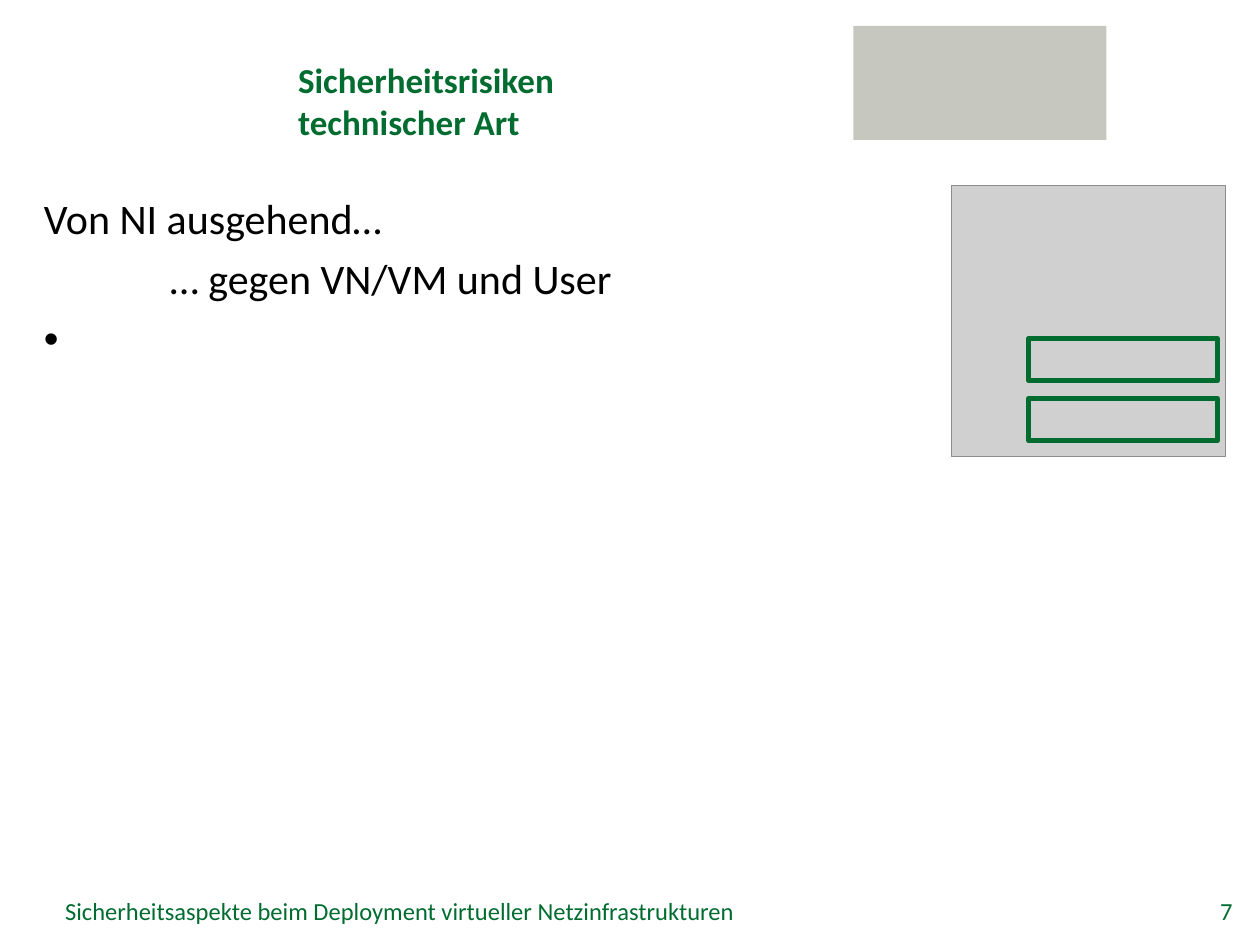
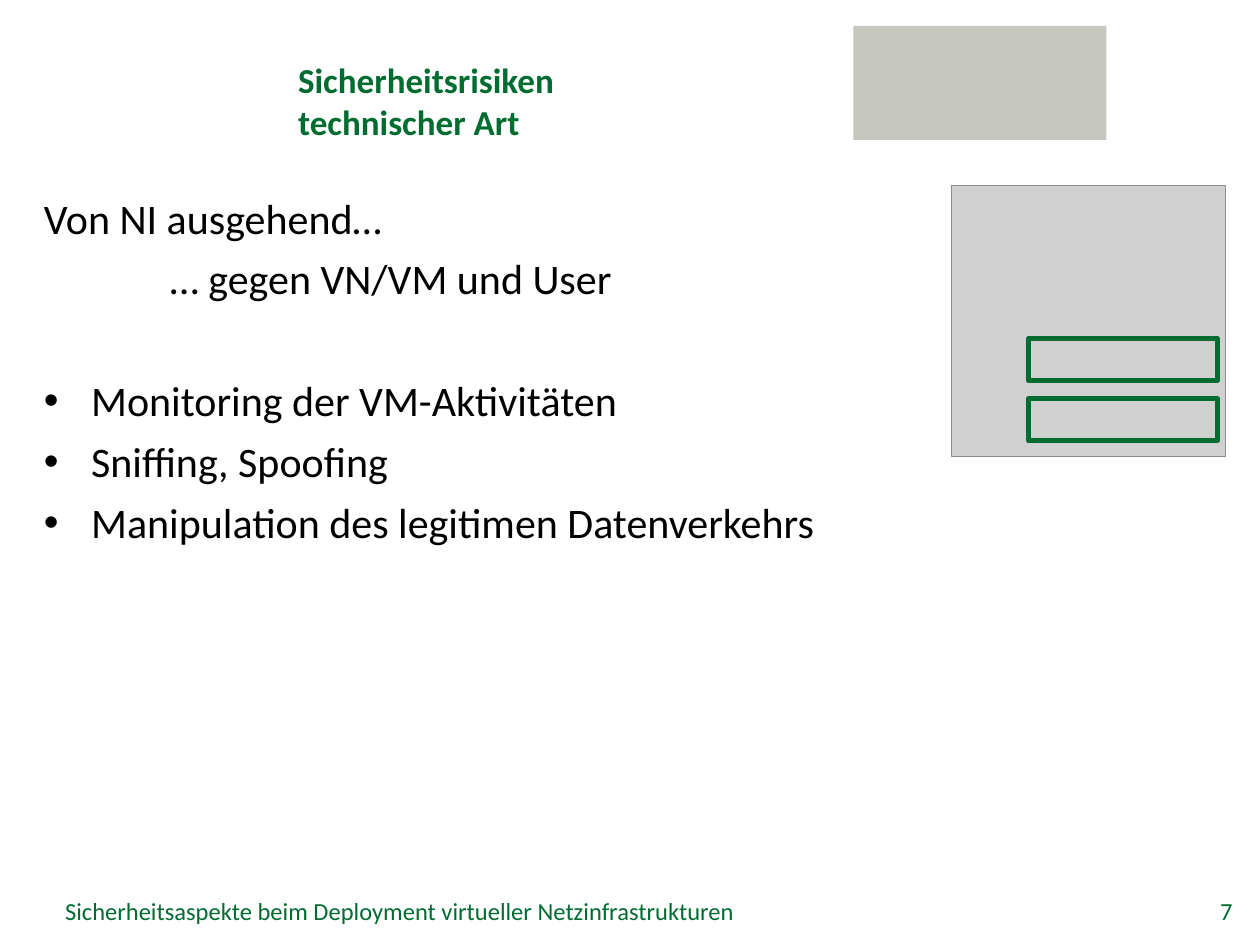
Before and after one commit to GeGroe/timvs, a slide deck: slide 7 of Referat/PowerPoint/TimvS_SVNE.pptx. Drawn at 1260x945 pixels with LibreOffice and Linux fonts; fonts in the diff are those of the drawing; grey boxes stand for pictures; background and template pictures are left out. Boxes give left, top, right and bottom in pixels: in the first picture for what was removed or moved away, otherwise in the second. Text is boxed around its words. In the diff, an @@ line names an element or a change of style, - is before the commit and + after.

```diff
--- a/Referat/PowerPoint/TimvS_SVNE.pptx
+++ b/Referat/PowerPoint/TimvS_SVNE.pptx
@@ text at bbox=[91, 386, 814, 546]: paragraphs added @@
+• Monitoring der VM-Aktivitäten
+• Sniffing, Spoofing
+• Manipulation des legitimen Datenverkehrs
```
Also in this commit, not shown: 5 other slides changed.
